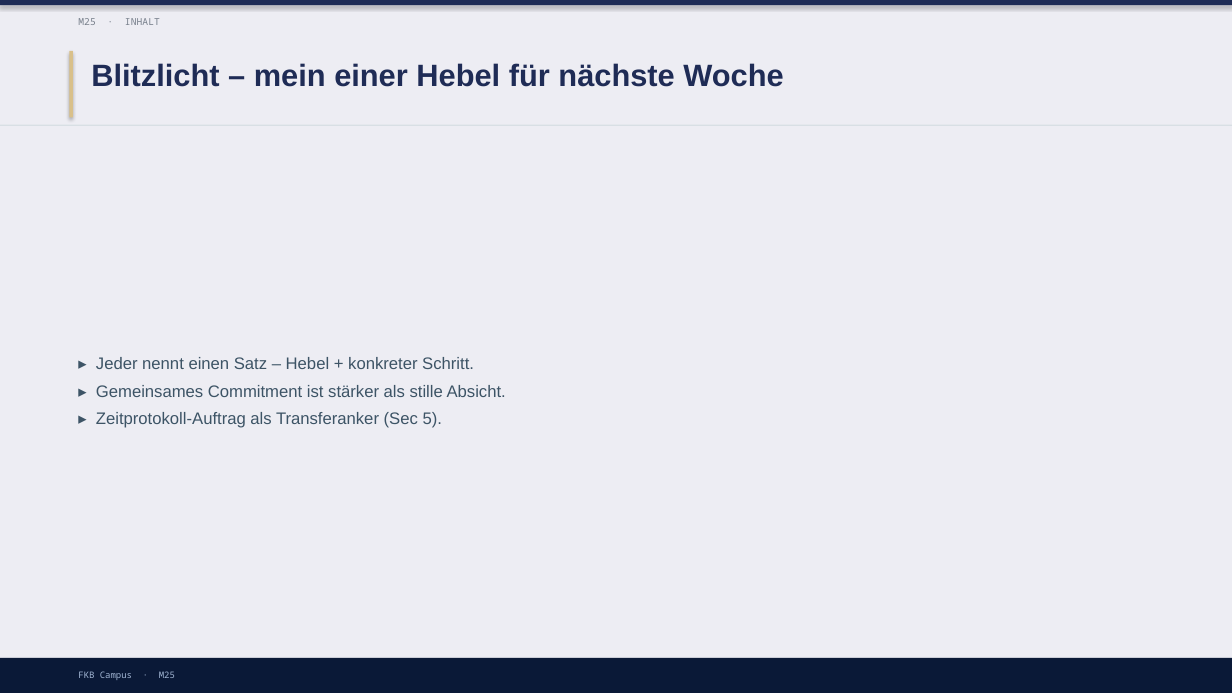
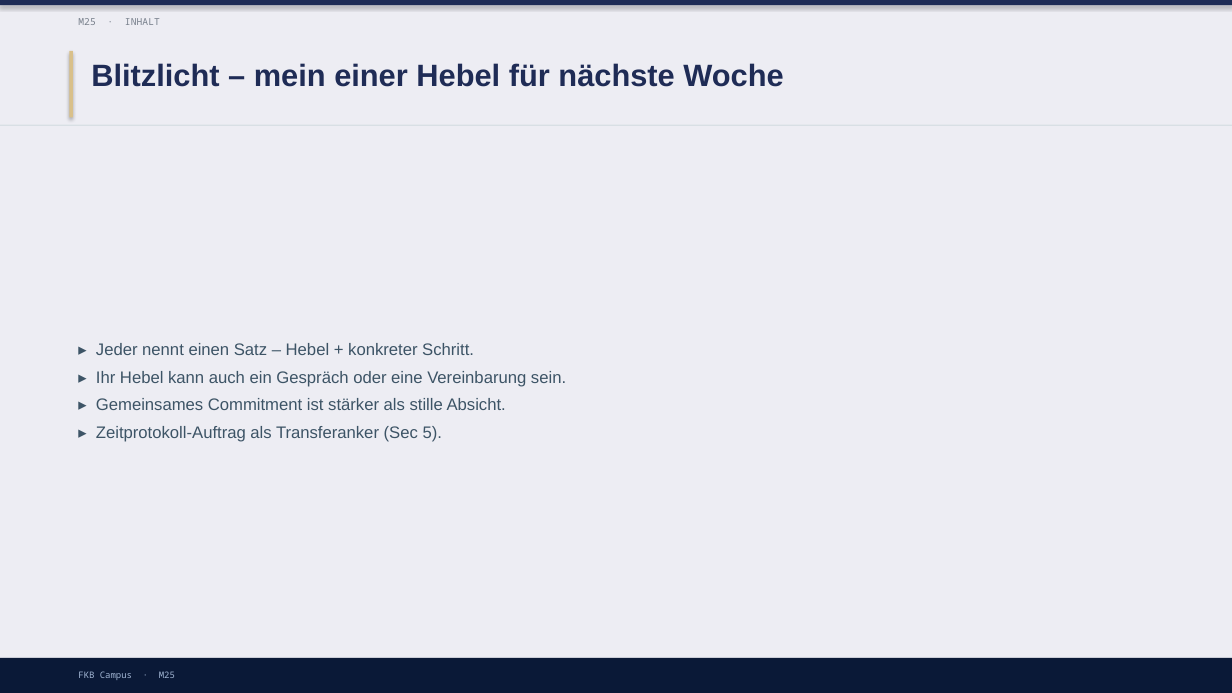
Before and after one commit to ck5rqc47pr-byte/firmenkundenakademie-online, a slide deck: slide 17 of protected-downloads/praesentation/M25.pptx. Drawn at 1232x693 pixels with LibreOffice and Linux fonts; fonts in the diff are those of the drawing. Boxes give left, top, right and bottom in pixels: in the first picture for what was removed or moved away, otherwise in the second. Text is boxed around its words. In the diff, an @@ line names an element or a change of style, - is before the commit and + after.

```diff
--- a/protected-downloads/praesentation/M25.pptx
+++ b/protected-downloads/praesentation/M25.pptx
@@ text at (96, 371, 566, 387): paragraph added @@
+▸ Ihr Hebel kann auch ein Gespräch oder eine Vereinbarung sein.
```
Also in this commit, not shown: 1 other slide changed, 7 other files.
